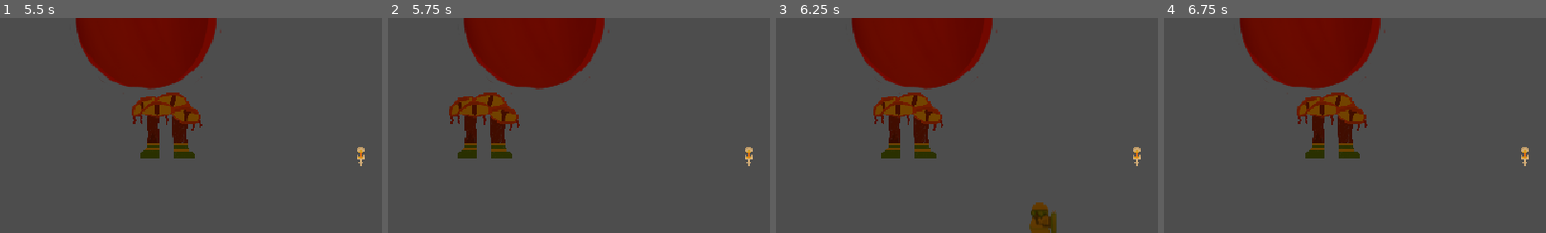
Above: before the commit, frames 1-4 (left to right).
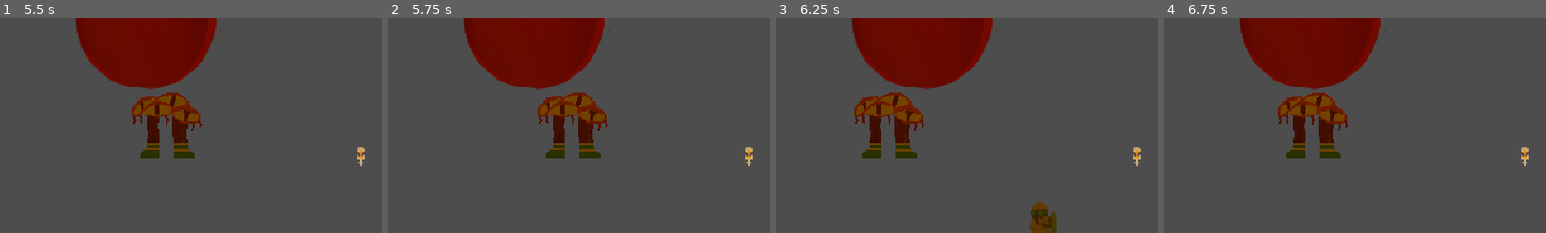
Above: after the commit, the same moments.

Repository: LeResteDuMonde/GameJamPSU
Game: Godot game, scene res://scene/Main.tscn
Same seed, same stepped clock (60 frames per second), same inputs: the game is played once before the commit and once after it. The engine's default icon, where the game draws it, is replaced by a stand-in: a white triangle on a blue panel in a dark square.
Inputs (mouse positions are % of the whole screen's width and height, from its top left):
- Up to frame 1 (5.5 s): tap Enter at 0.5 s; move the mouse to (72, 45) at 0.52 s; hold D (right) 0.53-2.03 s; click (72, 45) at 0.6 s; tap Space (jump) at 0.77, 1.52, 3.02, 3.77, 4.52 s; move the mouse to (30, 55) at 1.27 s; click (30, 55) at 1.35 s; move the mouse to (60, 28) at 2.02 s; hold A (left) 2.03-2.78 s; click (60, 28) at 2.1 s; move the mouse to (45, 70) at 2.77 s; hold D (right) 2.78-4.28 s; click (45, 70) at 2.85 s; move the mouse to (80, 65) at 3.52 s; click (80, 65) at 3.6 s; move the mouse to (20, 35) at 4.27 s; hold A (left) 4.28-5.03 s; click (20, 35) at 4.35 s; move the mouse to (55, 50) at 5.02 s; hold D (right) from 5.03 s (still down); click (55, 50) at 5.1 s
- Up to frame 2 (5.75 s): keep holding D (right)
- Up to frame 3 (6.25 s): move the mouse to (35, 25) at 5.77 s; release D (right) at 5.78 s; hold A (left) from 5.78 s (still down); click (35, 25) at 5.85 s; tap Space (jump) at 6.02 s
- Up to frame 4 (6.75 s): keep holding A (left); move the mouse to (72, 45) at 6.52 s; click (72, 45) at 6.6 s
The pictures show only the part of the screen within x 0-50%, y 14-64%; the shares and areas given below are measured in that part.

Frame 1 is identical in both runs. In frame 2, 6.3% of the frame differs, in the area x 16-58%, y 34-66%; in frame 3, 4.2%; in frame 4, 4.3%.

Commit message:
interstice (in progress) and timer logic

Diff:
--- /dev/null
+++ b/scene/interstice/Player1Interstice.tscn
@@ -0,0 +1,10 @@
+[gd_scene load_steps=2 format=3 uid="uid://cgjnbfc3cf3l1"]
+
+[ext_resource type="Texture2D" uid="uid://f8ia7xygxd1e" path="res://sprite/interstice1.png" id="1_x156h"]
+
+[node name="Player1Interstice" type="Node2D"]
+
+[node name="Sprite2D" type="Sprite2D" parent="."]
+z_index = 284
+position = Vector2(915, 532)
+texture = ExtResource("1_x156h")
--- /dev/null
+++ b/scene/interstice/Player2Interstice.tscn
@@ -0,0 +1,10 @@
+[gd_scene load_steps=2 format=3 uid="uid://52q4hrcwhgnu"]
+
+[ext_resource type="Texture2D" uid="uid://doms0fvy4gfj7" path="res://sprite/interstice2.png" id="1_krrq0"]
+
+[node name="Player2Interstice" type="Node2D"]
+
+[node name="Sprite2D" type="Sprite2D" parent="."]
+z_index = 424
+position = Vector2(915, 532)
+texture = ExtResource("1_krrq0")
--- a/script/deletableArea.gd
+++ b/script/deletableArea.gd
@@ -37,6 +37,6 @@
 	#		print_debug("click groupe %s"%g)
 			if g != "_physics_process":
 			#	print_debug(get_tree().get_first_node_in_group(g).delete(g))
-			#	print_debug("groupe %s is called to be deleted" % g)
+				print_debug("groupe %s is called to be deleted" % g)
 				get_tree().call_group(g, "delete",g)
 		GameManager.switchToPlayPhase()
--- a/script/manager/gameManager.gd
+++ b/script/manager/gameManager.gd
@@ -11,10 +11,11 @@
 var player2Alive = true
 var currPlayer = 1
 
-#dying of oxigene
+#dying of oxygene
 var timeEnable = false
 var timeStamp = 0
 var timeToDeath = 10
+
 
 # Called when the node enters the scene tree for the first time.
 func _ready():
@@ -24,6 +25,12 @@
 
 	# Show Title Screen first
 	displayTitleScreen()
+
+func _process(delta):
+	#print(Time.get_ticks_msec() - timeStamp, isPlayPhase, timeEnable)
+	if timeEnable and isPlayPhase and timeStamp + timeToDeath*1000 < Time.get_ticks_msec():
+		killPlayer()
+
 
 func quit():
 	get_tree().quit()
@@ -37,12 +44,18 @@
 	main.get_node("UI").add_child(title)
 
 func _input(event):
-	if event.is_action_released("click") and title != null:
+	if event.is_action_released("click") and (title != null or interstice != null):
 		print("Hide Title Screen")
-		title.queue_free()
+		if title!=null:
+			title.queue_free()
+		if interstice!=null:
+			interstice.queue_free()
+			interstice = null
+
 		switchToPlayPhase()
 
 func killPlayer():
+
 	if currPlayer == 1:
 		print("Killed Player 1")
 		player1Alive = false
@@ -55,7 +68,8 @@
 	else:
 		switchPlayer()
 		PlayerManager.respawnPlayer()
-		switchToPlayPhase()
+		#switchToPlayPhase()
+		displayIntersticeScreen(currPlayer-1)
 
 func win():
 	if not player1Alive:
@@ -66,8 +80,8 @@
 		switchToDeletePhase()
 
 var endS = preload("res://scene/EndScreen.tscn")
+func displayEndScreen(winner):
 
-func displayEndScreen(winner):
 	var end = endS.instantiate()
 	main.get_node("UI").add_child(end)
 	if winner == 1:
@@ -76,6 +90,18 @@
 		end.get_node("Player2").visible = true
 	else:
 		end.get_node("Death").visible = true
+
+var player1Interstice = load("res://scene/interstice/Player1Interstice.tscn")
+var player2Interstice = load("res://scene/interstice/Player1Interstice.tscn")
+var interstice = null
+func displayIntersticeScreen(player):
+	print_debug("interstice screen %d"%player)
+	if player==1:
+		interstice = player2Interstice.instantiate()
+	if player==2:
+		interstice = player1Interstice.instantiate()
+	#add_child()
+
 
 func switchPlayer():
 	if currPlayer == 1:
@@ -103,3 +129,9 @@
 	print("Starting Play Phase for Player", currPlayer)
 	GameManager.main.get_node("CagedMonster").respawn()
 	isPlayPhase = true
+
+	startTimer()
+
+func startTimer():
+	print("reset timer")
+	timeStamp =  Time.get_ticks_msec()
--- a/script/player.gd
+++ b/script/player.gd
@@ -81,8 +81,9 @@
 	velocity.y += gravity * delta
 
 func delete(g):
-	if g=="oxigene":
-		GameManager.timerEnable = true
+	print_debug(g)
+	if g=="oxygene":
 		GameManager.startTimer()
+		GameManager.timeEnable = true
 	if g=="boots":
 		jumpIsAnalogic = false
Binary file added: sprite/interstice1.png
Not shown, added: sprite/interstice1.png.import
Binary file added: sprite/interstice2.png
Not shown, added: sprite/interstice2.png.import
